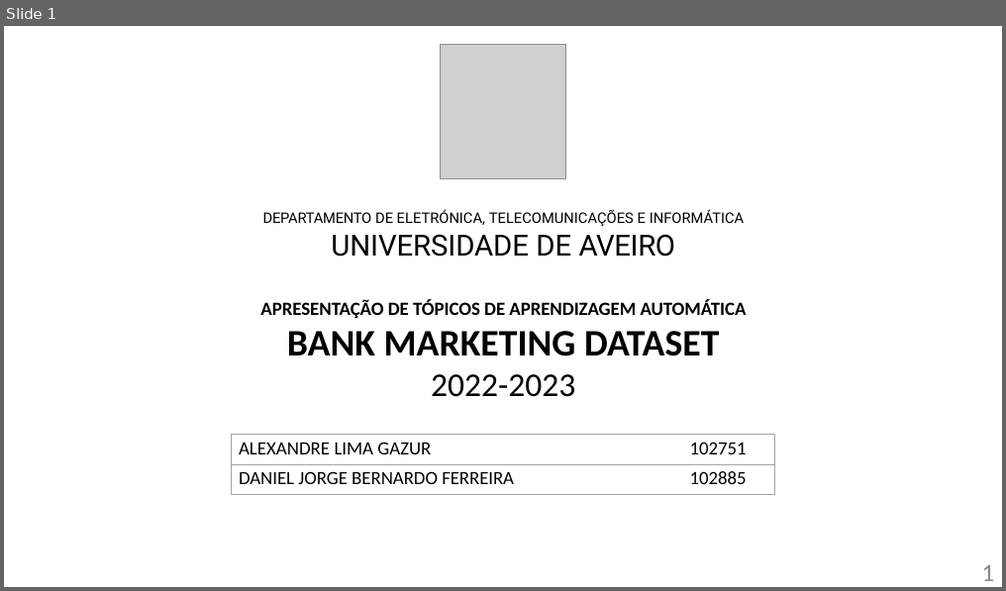
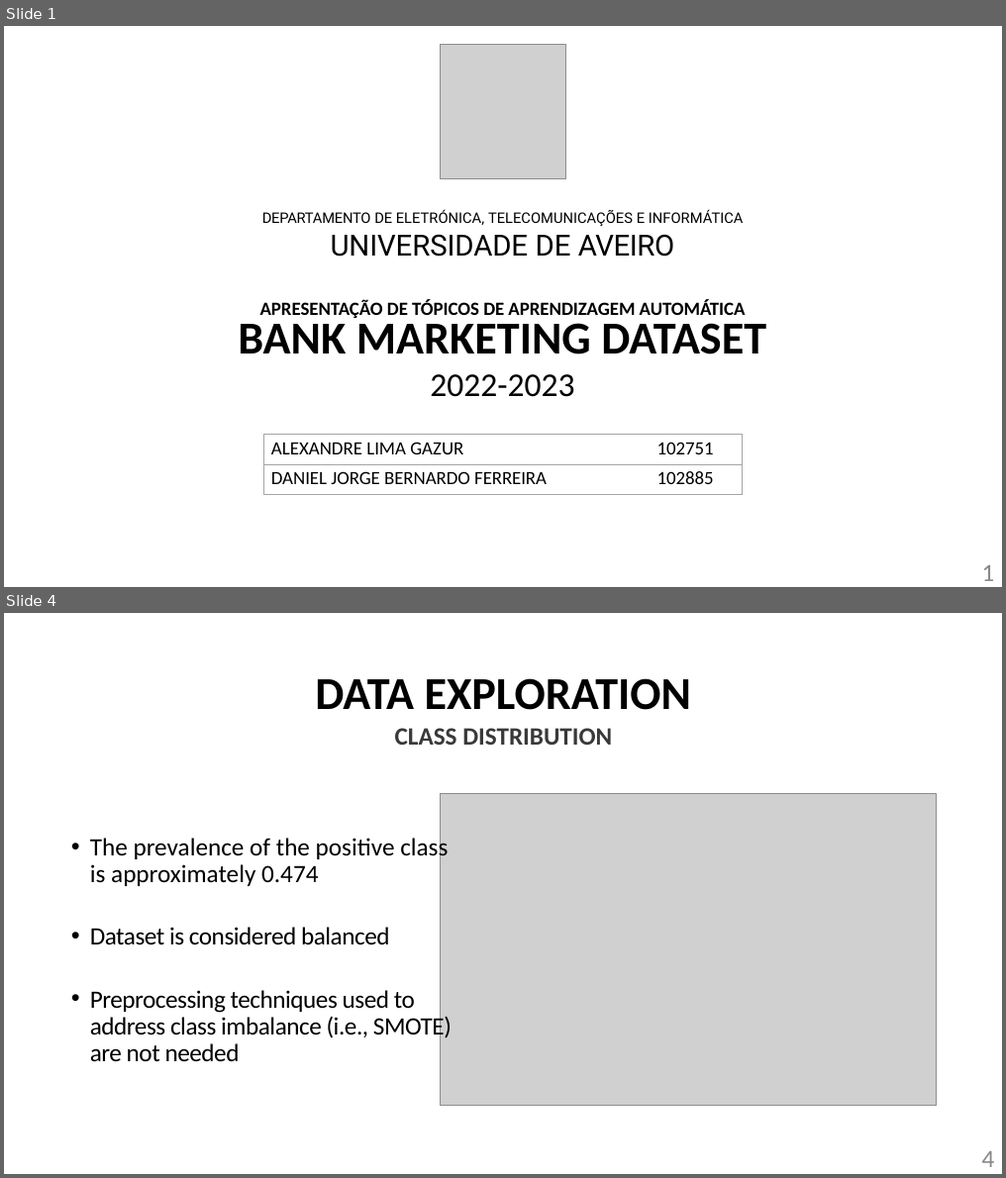
Before and after one commit to DanielFerreira011102/TAA1, a slide deck: Presentation1.pptx. Shown one above the other, each under a label of ours: slide 1 before the commit, slides 1 and 4 after it; the slides between them are not shown. The pictures are 1006x591 and 1006x1178 pixels, drawn with LibreOffice and Linux fonts; fonts in the diff are those of the drawing; grey boxes stand for pictures. Boxes give left, top, right and bottom in pixels: in the first picture for what was removed or moved away, otherwise in the second. Text is boxed around its words. In the diff, an @@ line names an element or a change of style, - is before the commit and + after.

```diff
--- a/Presentation1.pptx
+++ b/Presentation1.pptx
@@ slide 4 added at (x1=4, y1=613, x2=1002, y2=1174), background #FFFFFF @@
@@ text added at (x1=315, y1=678, x2=692, y2=745), 24 pt, text #3B3838, bold @@
+DATA EXPLORATION
+CLASS DISTRIBUTION
@@ picture added at (x1=440, y1=793, x2=936, y2=1106) @@
@@ text added at (x1=90, y1=835, x2=451, y2=1061), 24 pt, text #000000 @@
+• The prevalence of the positive class is approximately 0.474
+• Dataset is considered balanced
+• Preprocessing techniques used to address class imbalance (i.e., SMOTE) are not needed
@@ page number added at (x1=982, y1=1152, x2=995, y2=1167), 24 pt, text #888888 @@
+4
@@ slide 1 changed as well @@
@@ text "DEPARTAMENTO DE ELETRÓNICA, TELECOMUNICAÇÕES E ..." moved from (x1=260, y1=210, x2=746, y2=397) to (x1=238, y1=210, x2=766, y2=397) @@
@@ text at (x1=238, y1=316, x2=766, y2=355): size 36 to 44 pt in "BANK MARKETING DATASET" @@
@@ table resized from (x1=232, y1=434, x2=775, y2=494) to (x1=263, y1=434, x2=742, y2=494) @@
```
Also in this commit, not shown: 4 other slides added, 1 slide removed, 1 other file.
